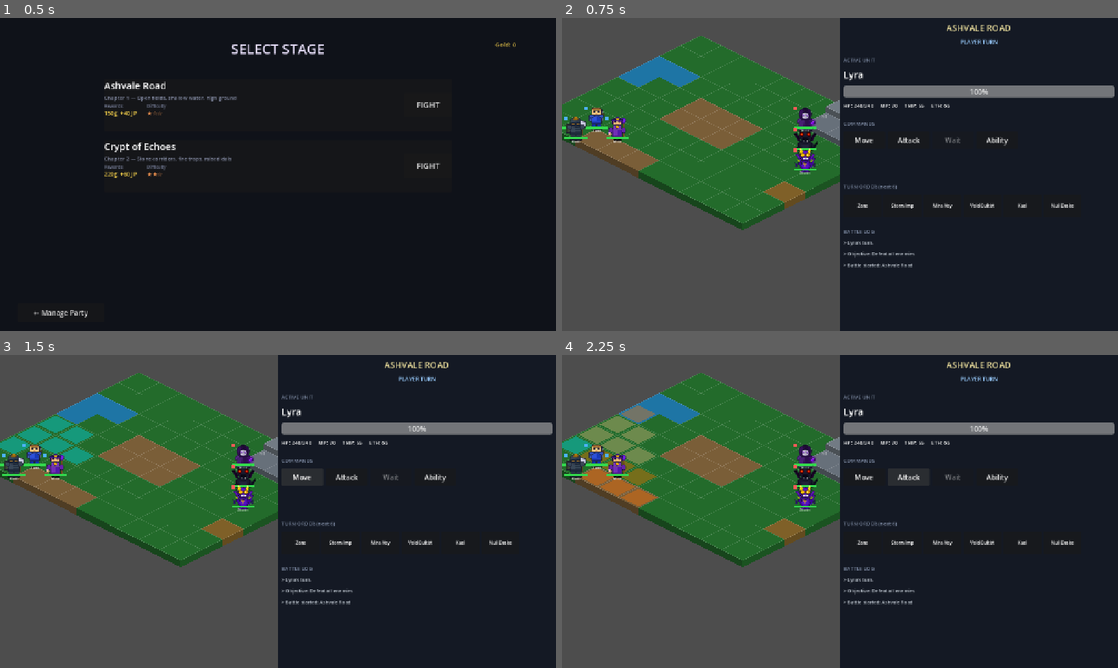
Above: before the commit, frames 1-4 (two rows, left to right).
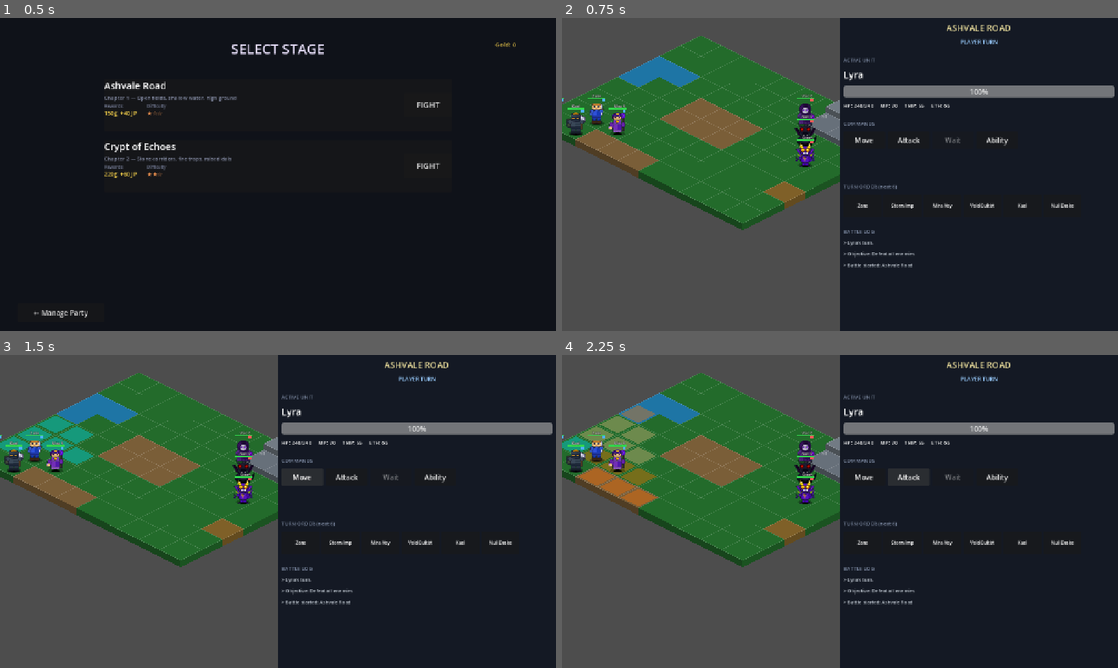
Above: after the commit, the same moments.

Repository: Rando2020/ProjectTactic
Game: Godot game, scene res://scenes/StageSelect.tscn
Same seed, same stepped clock (60 frames per second), same inputs: the game is played once before the commit and once after it.
Inputs:
- Up to frame 1 (0.5 s): no input
- Up to frame 2 (0.75 s): click "FIGHT" at 0.5 s
- Up to frame 3 (1.5 s): click "Move" at 1.25 s
- Up to frame 4 (2.25 s): click "Attack" at 2 s

Frame 1 is identical in both runs. In frame 2, 1.5% of the frame differs, in the area x 0-46%, y 24-50%; in frame 3, 1.5%; in frame 4, 1.5%.

Commit message:
Ground unit sprites on isometric tiles — feet anchoring + shadow
Previously sprites were centered on the diamond tile center, making
characters appear to float half-in / half-above the tile surface.

Unit.gd:
- Sprite2D offset to Vector2(0, -26) so the texture bottom (feet) sits
  at the unit node's world origin, not the texture centre
- Fallback ColorRect repositioned with bottom at y=0 (same convention)
- Added isometric ground shadow: 14-point ellipse polygon (17×5.5 px)
  drawn at z_index 8, below the sprite — visually anchors the unit
- HP bar + name label floated above the sprite head (y=-62 / y=-72)
  with a small text outline for legibility over busy terrain
- Reduced sprite target size 56→52 px for slightly better tile fit

TacticalGrid.gd:
- New _unit_foot_pos() helper: tile centre + 28% of tile_size.y toward
  the south vertex (~13 px) so the unit stands on the visible tile face
- place_unit() and move_unit_visual() now call _unit_foot_pos() instead
  of raw _grid_to_local(), keeping them in sync automatically

Co-Authored-By: Claude Sonnet 4.6 <noreply@anthropic.com>

Diff:
--- a/godot/scripts/grid/TacticalGrid.gd
+++ b/godot/scripts/grid/TacticalGrid.gd
@@ -231,9 +231,15 @@
 	highlight_layer.add_child(diamond)
 
 
+## World position where a unit's feet should sit on the tile.
+## Offset toward the south vertex so the sprite looks planted on the top face.
+func _unit_foot_pos(grid_pos: Vector2i) -> Vector2:
+	return _grid_to_local(grid_pos) + Vector2(0.0, float(tile_size.y) * 0.28)
+
+
 func place_unit(unit_node: Node2D, grid_pos: Vector2i) -> void:
 	unit_layer.add_child(unit_node)
-	unit_node.position = _grid_to_local(grid_pos)
+	unit_node.position = _unit_foot_pos(grid_pos)
 	unit_node.z_index = _unit_depth_for(grid_pos)
 	unit_positions[grid_pos] = unit_node.unit_id
 
@@ -242,7 +248,7 @@
 	for child in unit_layer.get_children():
 		if child.get("unit_id") == unit_id:
 			var tween := create_tween()
-			tween.tween_property(child, "position", _grid_to_local(to), 0.22)
+			tween.tween_property(child, "position", _unit_foot_pos(to), 0.22)
 			child.z_index = _unit_depth_for(to)
 			break
 	unit_positions.erase(from)
--- a/godot/scripts/units/Unit.gd
+++ b/godot/scripts/units/Unit.gd
@@ -58,72 +58,90 @@
 func _draw_unit() -> void:
 	var is_player := team == "player"
 
+	# ── Isometric ground shadow (ellipse at feet level = y 0) ───────────────
+	# This flat oval sells the "standing on the tile" look.
+	var shadow := Polygon2D.new()
+	var shadow_pts: PackedVector2Array = []
+	for i in range(14):
+		var a := TAU * float(i) / 14.0
+		shadow_pts.append(Vector2(cos(a) * 17.0, sin(a) * 5.5))
+	shadow.polygon = shadow_pts
+	shadow.color = Color(0.0, 0.0, 0.0, 0.30)
+	shadow.position = Vector2(0.0, -3.0)   # just below feet
+	shadow.z_index = 8
+	add_child(shadow)
+
 	# ── Sprite or coloured-square fallback ──────────────────────────────────
+	# IMPORTANT: the unit's world origin represents the character's FEET.
+	# All sprites and rects are offset upward so their bottom sits at y = 0.
 	if unit_data and unit_data.sprite_sheet:
 		_sprite = Sprite2D.new()
 		_sprite.texture = unit_data.sprite_sheet
 		var tex_size := unit_data.sprite_sheet.get_size()
 		if tex_size.x > 0 and tex_size.y > 0:
-			# Scale so the sprite fits inside 56×56 (leaves a 4 px border inside the 64 px tile)
-			_sprite.scale = Vector2(56.0 / tex_size.x, 56.0 / tex_size.y)
+			_sprite.scale = Vector2(52.0 / tex_size.x, 52.0 / tex_size.y)
+		# Sprite2D origin is at texture centre; shift up so bottom (feet) = y 0.
+		_sprite.position = Vector2(0, -26)
 		_sprite.z_index = 10
 		add_child(_sprite)
 	else:
-		# Plain coloured square used when no sprite texture is assigned
+		# Plain coloured pillar used when no sprite texture is assigned
 		_body_rect = ColorRect.new()
-		_body_rect.size = Vector2(44, 44)
-		_body_rect.position = Vector2(-22, -22)
+		_body_rect.size = Vector2(28, 42)
+		_body_rect.position = Vector2(-14, -42)   # bottom at y = 0
 		_body_rect.color = Color(0.18, 0.38, 0.85) if is_player else Color(0.82, 0.18, 0.18)
 		_body_rect.z_index = 10
 		add_child(_body_rect)
 
 		var stripe := ColorRect.new()
-		stripe.size = Vector2(44, 5)
-		stripe.position = Vector2(-22, 17)
+		stripe.size = Vector2(28, 5)
+		stripe.position = Vector2(-14, -14)   # near the base
 		stripe.color = Color(0.7, 0.9, 1.0) if is_player else Color(1.0, 0.8, 0.3)
 		stripe.z_index = 11
 		add_child(stripe)
 
-	# ── Team-colour indicator dot (always shown, top-left corner) ───────────
+	# ── Team-colour dot (top-right, above sprite head) ────────────────────
 	var dot := ColorRect.new()
-	dot.size = Vector2(8, 8)
-	dot.position = Vector2(-28, -28)
+	dot.size = Vector2(7, 7)
+	dot.position = Vector2(12, -60)
 	dot.color = Color(0.3, 0.7, 1.0) if is_player else Color(1.0, 0.35, 0.35)
 	dot.z_index = 14
 	add_child(dot)
 
-	# ── Name label ──────────────────────────────────────────────────────────
+	# ── HP bar (floats just above the sprite head) ────────────────────────
+	var hp_bg := ColorRect.new()
+	hp_bg.size = Vector2(40, 4)
+	hp_bg.position = Vector2(-20, -62)
+	hp_bg.color = Color(0.08, 0.08, 0.08)
+	hp_bg.z_index = 14
+	add_child(hp_bg)
+
+	_hp_bar = ColorRect.new()
+	_hp_bar.size = Vector2(40, 4)
+	_hp_bar.position = Vector2(-20, -62)
+	_hp_bar.color = Color(0.2, 0.85, 0.3)
+	_hp_bar.z_index = 15
+	add_child(_hp_bar)
+
+	# ── Name label (above HP bar) ─────────────────────────────────────────
 	var lbl := Label.new()
-	lbl.text = display_name.left(5)
+	lbl.text = display_name.left(6)
 	lbl.add_theme_font_size_override("font_size", 8)
 	lbl.add_theme_color_override("font_color", Color(1.0, 1.0, 1.0))
-	lbl.position = Vector2(-28, 22)
-	lbl.size = Vector2(56, 12)
+	lbl.add_theme_color_override("font_outline_color", Color(0.0, 0.0, 0.0))
+	lbl.add_theme_constant_override("outline_size", 2)
+	lbl.position = Vector2(-20, -72)
+	lbl.size = Vector2(40, 12)
 	lbl.horizontal_alignment = HORIZONTAL_ALIGNMENT_CENTER
 	lbl.z_index = 15
 	add_child(lbl)
-
-	# ── HP bar ───────────────────────────────────────────────────────────────
-	var hp_bg := ColorRect.new()
-	hp_bg.size = Vector2(52, 5)
-	hp_bg.position = Vector2(-26, 18)
-	hp_bg.color = Color(0.08, 0.08, 0.08)
-	hp_bg.z_index = 14
-	add_child(hp_bg)
-
-	_hp_bar = ColorRect.new()
-	_hp_bar.size = Vector2(52, 5)
-	_hp_bar.position = Vector2(-26, 18)
-	_hp_bar.color = Color(0.2, 0.85, 0.3)
-	_hp_bar.z_index = 15
-	add_child(_hp_bar)
 
 
 func _update_hp_bar() -> void:
 	if not _hp_bar or not unit_data:
 		return
 	var ratio := float(hp) / float(unit_data.base_stats.hp)
-	_hp_bar.size.x = 52.0 * ratio
+	_hp_bar.size.x = 40.0 * ratio
 	if ratio < 0.3:
 		_hp_bar.color = Color(0.85, 0.2, 0.2)
 	elif ratio < 0.6:
